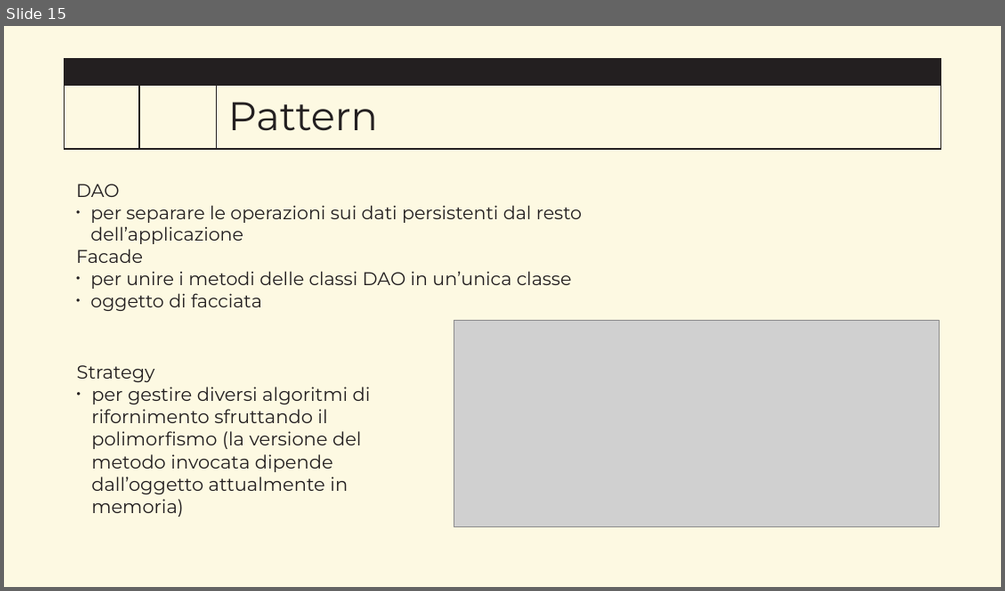
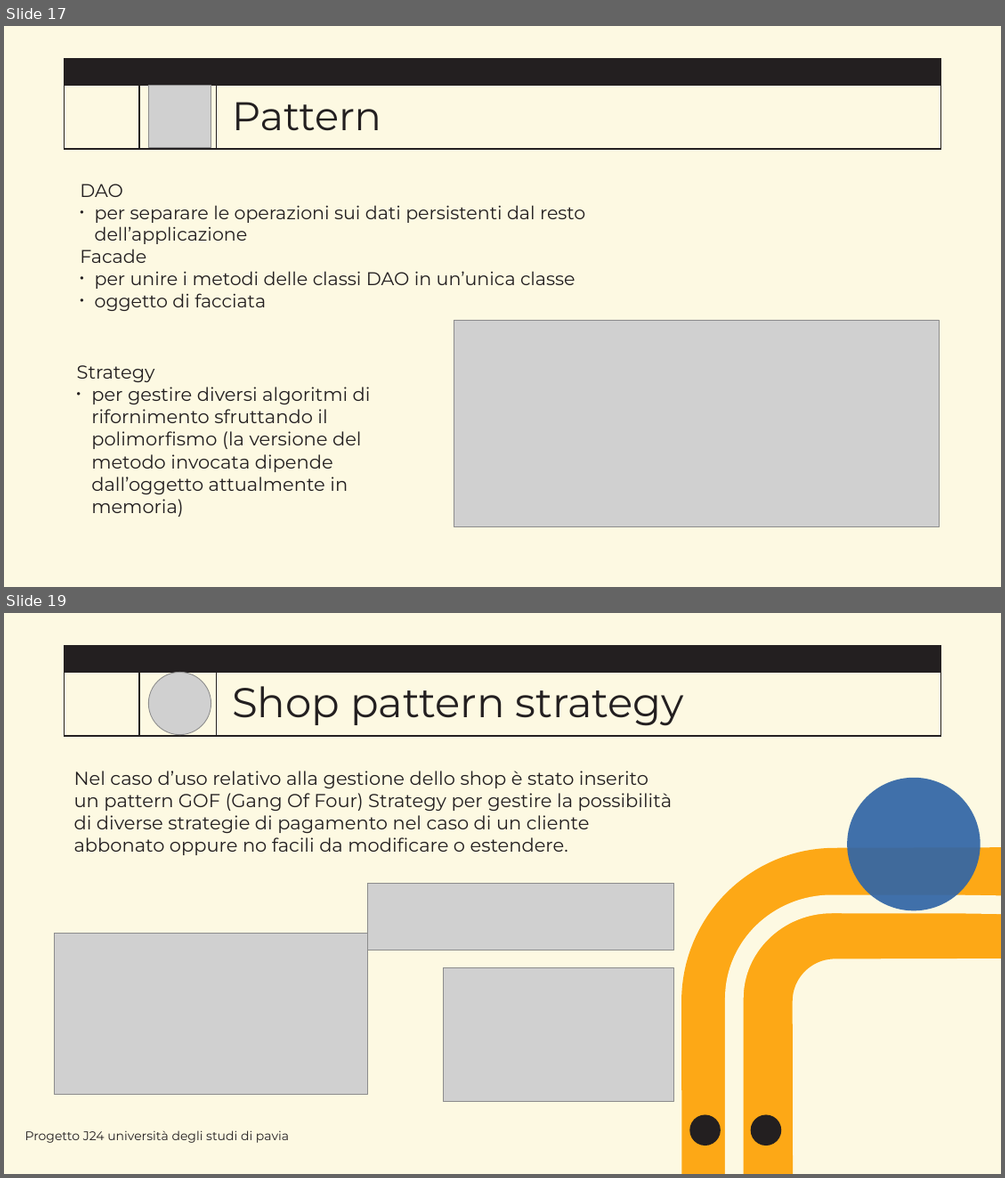
Before and after one commit to IngSW-unipv/Progetto-J24, a slide deck: doc/Presentation.pptx. Shown one above the other, each under a label of ours: slide 15 before the commit, slides 17 and 19 after it; the slides between them are not shown. The pictures are 1005x591 and 1005x1178 pixels, drawn with LibreOffice and Linux fonts; fonts in the diff are those of the drawing; grey boxes stand for pictures; background and template pictures are left out. Boxes give left, top, right and bottom in pixels: in the first picture for what was removed or moved away, otherwise in the second. Text is boxed around its words. In the diff, an @@ line names an element or a change of style, - is before the commit and + after.

```diff
--- a/doc/Presentation.pptx
+++ b/doc/Presentation.pptx
@@ slide 19 added at (4,613,1001,1174), background #FDF9E2; not listed: 4 template elements that a slide beside it also shows @@
@@ picture added at (148,672,211,735) @@
@@ text added at (153,678,203,729), fill #00AA59, 32 pt, text none @@
+v
@@ title added at (232,686,684,726), 40 pt, text #231F20 @@
+Shop pattern strategy
@@ text added at (74,771,672,855), 18 pt, text #231F20 @@
+Nel caso d’uso relativo alla gestione dello shop è stato inserito un pattern GOF (Gang Of Four) Strategy per gestire la possibilità di diverse strategie di pagamento nel caso di un cliente abbonato oppure no facili da modificare o estendere.
@@ ellipse added at (848,778,980,910), fill #3266A6 at 93% opacity @@
@@ picture added at (367,884,673,950) @@
@@ freeform shape added at (734,904,993,1166), outline #FDF9E2 17.76 pt @@
@@ freeform shape added at (736,903,947,1119), outline #FEA000 100 pt @@
@@ picture added at (54,933,367,1094) @@
@@ picture added at (443,967,674,1102) @@
@@ ellipse added at (689,1115,720,1145), fill #231F20 @@
@@ ellipse added at (751,1115,781,1145), fill #231F20 @@
@@ text added at (25,1130,289,1143), 12 pt, text #231F20 @@
+Progetto J24 università degli studi di pavia
@@ what was slide 15 is now slide 17 @@
@@ slide 17 changed as well @@
@@ picture added at (148,85,211,148) @@
@@ title "Pattern": place and size @@
-title "Pattern" at (228,102,378,131)
+title "Pattern" at (232,102,381,131)
@@ text "DAO": place and size @@
-text "DAO" at (76,184,582,311)
+text "DAO" at (80,184,585,311)
```
Also in this commit, not shown: 10 other slides changed, 4 other slides added, 1 slide removed.
